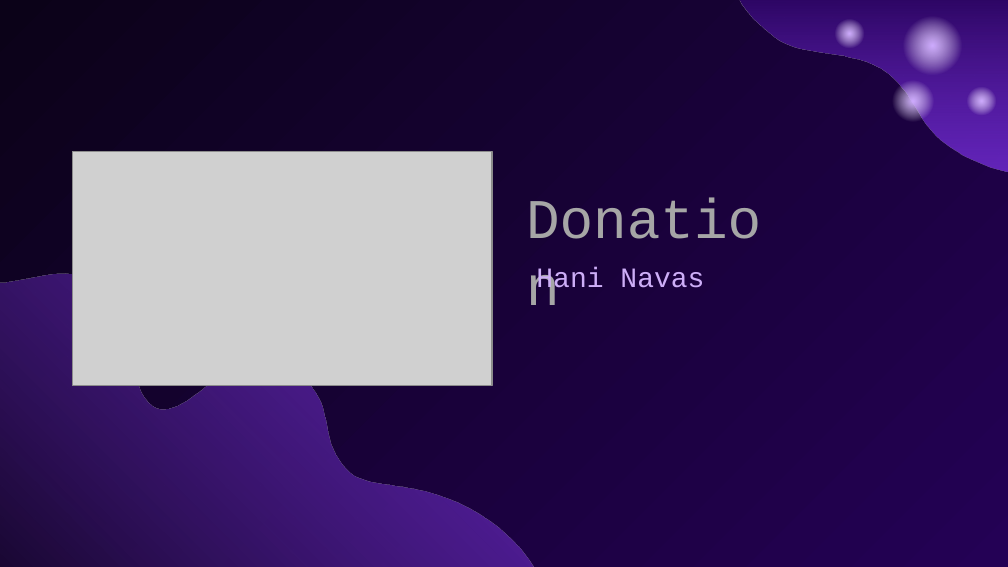
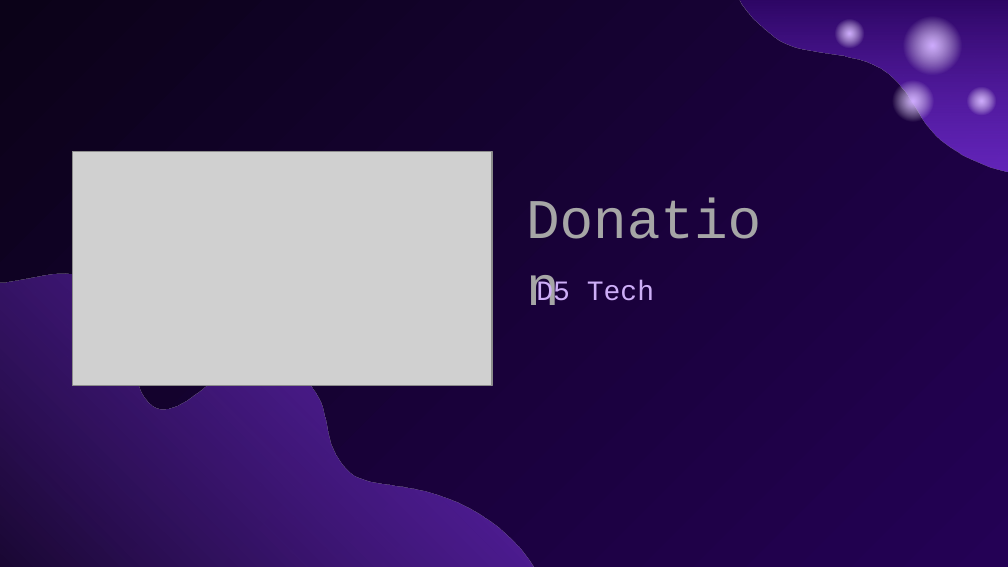
Before and after one commit to MohdNihaal/Pure-Link, a slide deck: slide 15 of Presentation.pptx. Drawn at 1008x567 pixels with LibreOffice and Linux fonts; fonts in the diff are those of the drawing; grey boxes stand for pictures. Boxes give left, top, right and bottom in pixels: in the first picture for what was removed or moved away, otherwise in the second. Text is boxed around its words. In the diff, an @@ line names an element or a change of style, - is before the commit and + after.

Commit message:
first commit

```diff
--- a/Presentation.pptx
+++ b/Presentation.pptx
@@ text at box(536, 280, 654, 305): text changed @@
-Hani Navas
+D5 Tech
```
